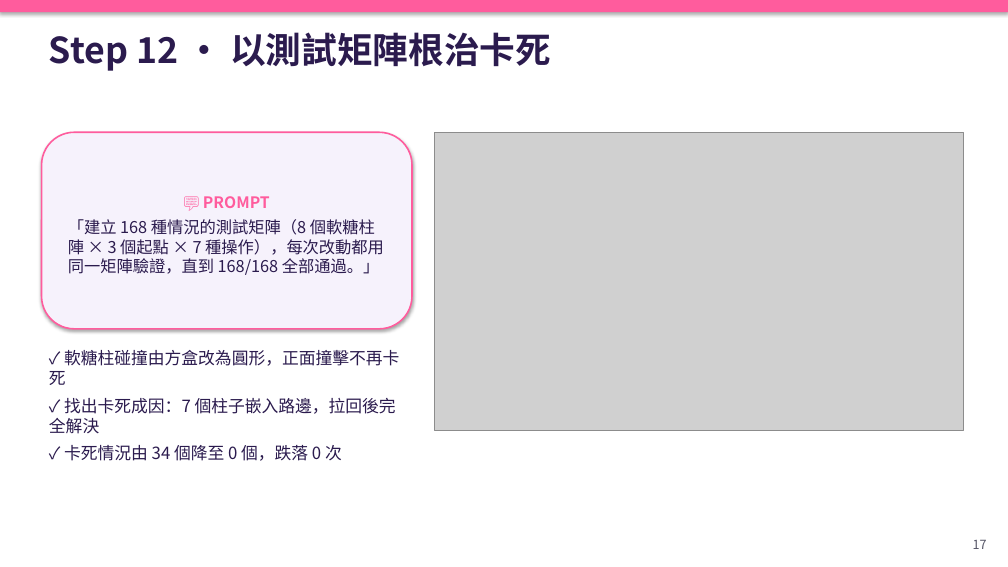
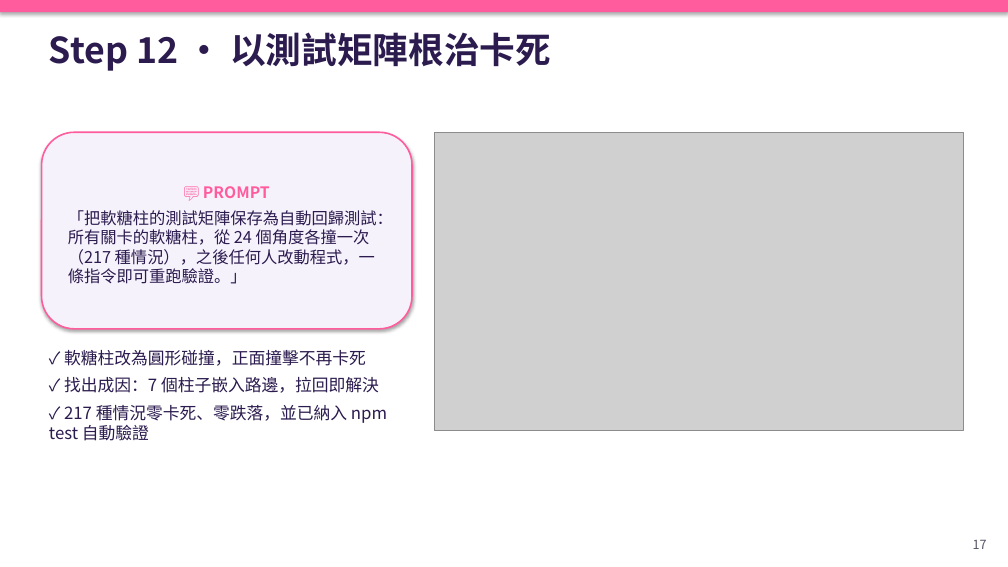
Before and after one commit to chengkaho98-svg/Mini3Dgame, a slide deck: slide 17 of 糖糖大亂鬥_AI開發Playbook.pptx. Drawn at 1008x567 pixels with LibreOffice and Linux fonts; fonts in the diff are those of the drawing; grey boxes stand for pictures. Boxes give left, top, right and bottom in pixels: in the first picture for what was removed or moved away, otherwise in the second. Text is boxed around its words. In the diff, an @@ line names an element or a change of style, - is before the commit and + after.

```diff
--- a/糖糖大亂鬥_AI開發Playbook.pptx
+++ b/糖糖大亂鬥_AI開發Playbook.pptx
@@ text in rounded rectangle at [68,210,393,284]: text changed @@
-「建立 168 種情況的測試矩陣（8 個軟糖柱陣 × 3 個起點 × 7 種操作），每次改動都用同一矩陣驗證，直到 168/168 全部通過。」
+「把軟糖柱的測試矩陣保存為自動回歸測試：所有關卡的軟糖柱，從 24 個角度各撞一次（217 種情況），之後任何人改動程式，一條指令即可重跑驗證。」
@@ text at [49,350,387,441]: text changed @@
-✓ 軟糖柱碰撞由方盒改為圓形，正面撞擊不再卡死
-✓ 找出卡死成因：7 個柱子嵌入路邊，拉回後完全解決
-✓ 卡死情況由 34 個降至 0 個，跌落 0 次
+✓ 軟糖柱改為圓形碰撞，正面撞擊不再卡死
+✓ 找出成因：7 個柱子嵌入路邊，拉回即解決
+✓ 217 種情況零卡死、零跌落，並已納入 npm test 自動驗證
```
Also in this commit, not shown: 14 other slides changed, 18 other files.
